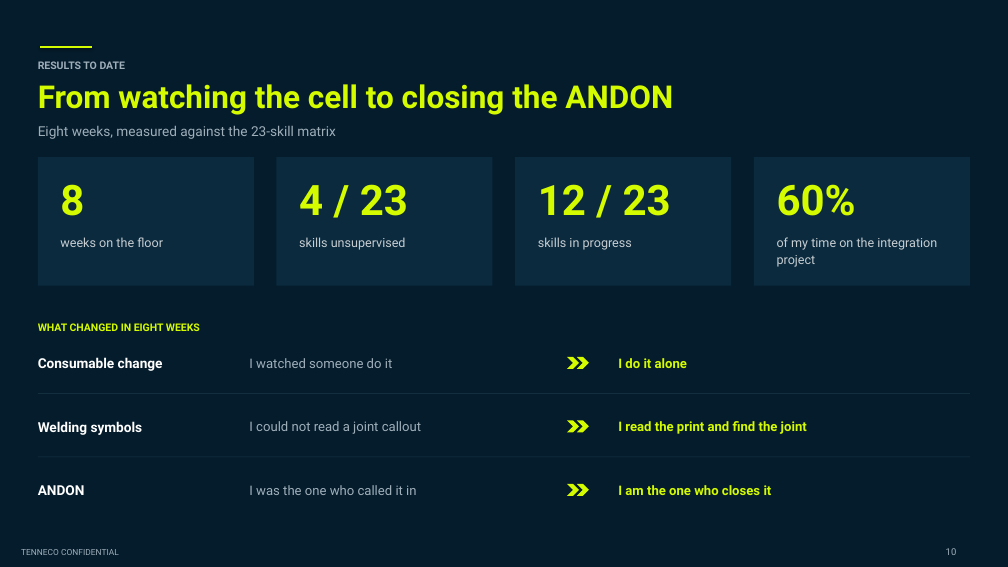
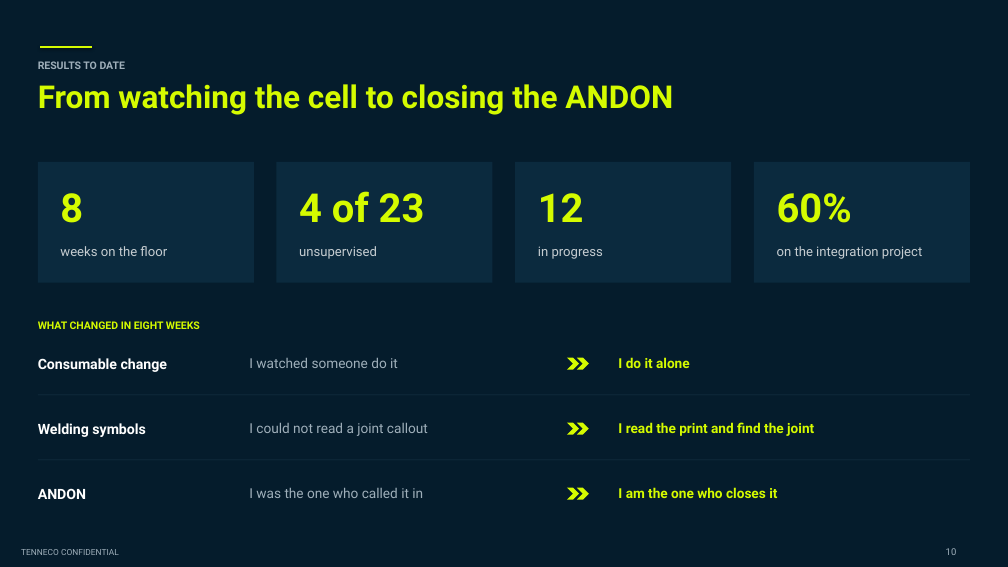
Before and after one commit to adaircarried/Claude-Design, a slide deck: slide 10 of presentations/Tenneco_Intern_Project_Diego_de_Leon.pptx. Drawn at 1008x567 pixels with LibreOffice and Linux fonts; fonts in the diff are those of the drawing; background and template pictures are left out. Boxes give left, top, right and bottom in pixels: in the first picture for what was removed or moved away, otherwise in the second. Text is boxed around its words. In the diff, an @@ line names an element or a change of style, - is before the commit and + after.

```diff
--- a/presentations/Tenneco_Intern_Project_Diego_de_Leon.pptx
+++ b/presentations/Tenneco_Intern_Project_Diego_de_Leon.pptx
@@ text removed at bbox=[38, 126, 335, 139] @@
-Eight weeks, measured against the 23-skill matrix
@@ rectangle: place and size @@
-rectangle at bbox=[38, 157, 254, 286]
+rectangle at bbox=[38, 162, 254, 283]
@@ rectangle: place and size @@
-rectangle at bbox=[277, 157, 493, 286]
+rectangle at bbox=[277, 162, 493, 283]
@@ rectangle: place and size @@
-rectangle at bbox=[516, 157, 732, 286]
+rectangle at bbox=[516, 162, 732, 283]
@@ rectangle: place and size @@
-rectangle at bbox=[754, 157, 970, 286]
+rectangle at bbox=[754, 162, 970, 283]
@@ text "8": place and size @@
-text "8" at bbox=[60, 184, 163, 247]
+text "8" at bbox=[60, 193, 167, 256]
@@ text "8" at bbox=[60, 193, 167, 256]: size 40 to 38 pt in "8"; size 12 to 12.5 pt; more space between paragraphs @@
@@ text at bbox=[299, 191, 425, 259]: text changed; size 12 to 12.5 pt @@
-4 / 23
-skills unsupervised
+4 of 23
+unsupervised
@@ text at bbox=[538, 193, 603, 259]: text changed; size 12 to 12.5 pt @@
-12 / 23
-skills in progress
+12
+in progress
@@ text at bbox=[777, 193, 852, 223]: size 40 to 38 pt in "60%" @@
@@ text "60%": place and size @@
-text "60%" at bbox=[777, 184, 937, 267]
+text "60%" at bbox=[777, 193, 922, 259]
@@ text at bbox=[777, 246, 922, 259]: text changed; size 12 to 12.5 pt @@
-of my time on the integration project
+on the integration project
@@ chevron: place and size @@
-chevron at bbox=[577, 420, 589, 433]
+chevron at bbox=[567, 423, 579, 435]
@@ chevron: place and size @@
-chevron at bbox=[567, 420, 579, 433]
+chevron at bbox=[577, 423, 589, 435]
@@ size 13 to 13.5 pt in 3 elements at bbox=[38, 358, 167, 372], bbox=[38, 423, 145, 437], bbox=[38, 488, 86, 499] @@
@@ chevron: place and size @@
-chevron at bbox=[577, 484, 589, 496]
+chevron at bbox=[567, 488, 579, 500]
@@ chevron: place and size @@
-chevron at bbox=[567, 484, 579, 496]
+chevron at bbox=[577, 488, 589, 500]
@@ size 12.5 to 13 pt in 6 elements at bbox=[249, 358, 398, 368], bbox=[618, 357, 690, 368], bbox=[249, 423, 428, 436], bbox=[618, 422, 814, 436], bbox=[249, 488, 423, 498], bbox=[618, 487, 777, 498] @@
```
Also in this commit, not shown: 10 other slides changed, 3 other files.
